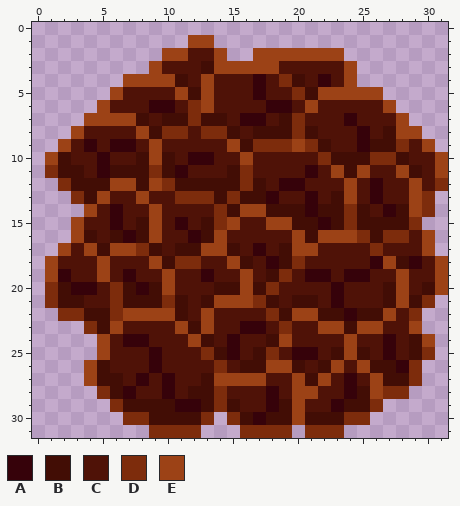
File history of a pixel-art file, assets/images/meteor.aseprite. The picture above was drawn from the file before the commit.
32x32 pixels, 1 frame.
Palette (. is transparent): A #36020a  B #420d05  C #4f1207  D #7d2c0c  E #9c4216
Pixels before, first column x 1:
 1 ...........EE..................
 2 .........EECCE..EEEEEEE........
 3 ........ECCCBEEEEECCCCCE.......
 4 ......EEEEBCECCCACDBCACE.......
 5 .....ECCCCEBECCCACCDBEEEEE.....
 6 ....ECCCAACDECCCCAACECCCCCE....
 7 ...EEEEBCBBDBBCAACBDCCCACCCE...
 8 ..ECCCCEBDDCDDBCBBBDBCCCACBEE..
 9 .ECACAACECCCCCEBDDDEDBCCABBDCE.
10 EBCCACCBEBCAACCECCCCCDBBBDDBCCE
11 DBBCABBBDBACCCBDCCCCACEBECCEBCE
12 .DBBBEEBEDBBBBBDBCAACCCECACCECD
13 ..DBECCECCDDDBDBBACCACBECACCED.
14 ...ECACCECCCCDBEEBBBABBDBCABED.
15 ..ECCACBECACBDECCEEBBABDBBBBD..
16 ..EBCBABECCABECCCCCEBEEEDBDDCE.
17 .ECEBEEDBCBBEEBCACBEECCCCDCCCE.
18 ECCCECCCEBDDCCEBCABDCCCCCAEBACE
19 EACCECACCECCACCECBDCAACAACCECCE
20 DBAACDBABECCCBBEBDCCCCACCCBECBE
21 DBBCCDBBBDBCBEEEDBCBBCACCCBEBD.
22 .DDBBDEEEEBCECCCCDBEEBBABBECD..
23 ...DBECCCCEBECCAACDCCEEBEECCE..
24 ....ECAACCCEBCACCBECCCCECCACBE.
25 ....ECCCACCCDBACBDCAACBEBCACBD.
26 ...EBCCCACCCCDCBBEEBCBECEBBAD..
27 ...EBBCACACCBEEEECCEBECACEBBD..
28 ....DBACCACBBDCCCACEECCABEDD...
29 .....DBBBBAABDBCCABECCABBD.....
30 ......DDBBBBD.DBABBEBBBDD......
31 ........DDDD...DDDD.DDD........
The same view after the edit:
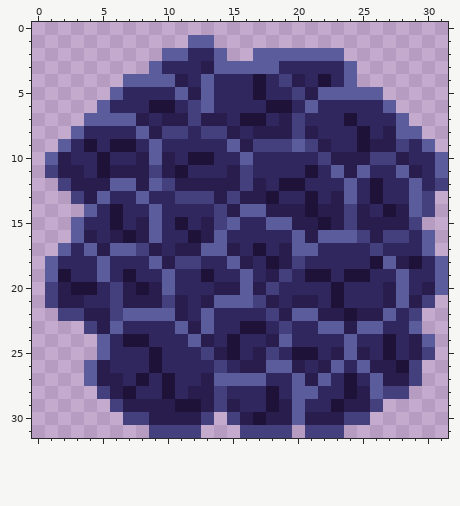
Log entry: Add meteor-tail particles; Fix meteor collision shapes.
Difference:
Colour A changes from #36020a to #1e1238.
Colour B changes from #420d05 to #281d4d.
Colour C changes from #4f1207 to #2f275e.
Colour D changes from #7d2c0c to #44407d.
Colour E changes from #9c4216 to #5a5c9c.
Where, in picture pixels (left, top, right, bottom), the same in both pictures:
changed: (45, 35, 448, 438)
